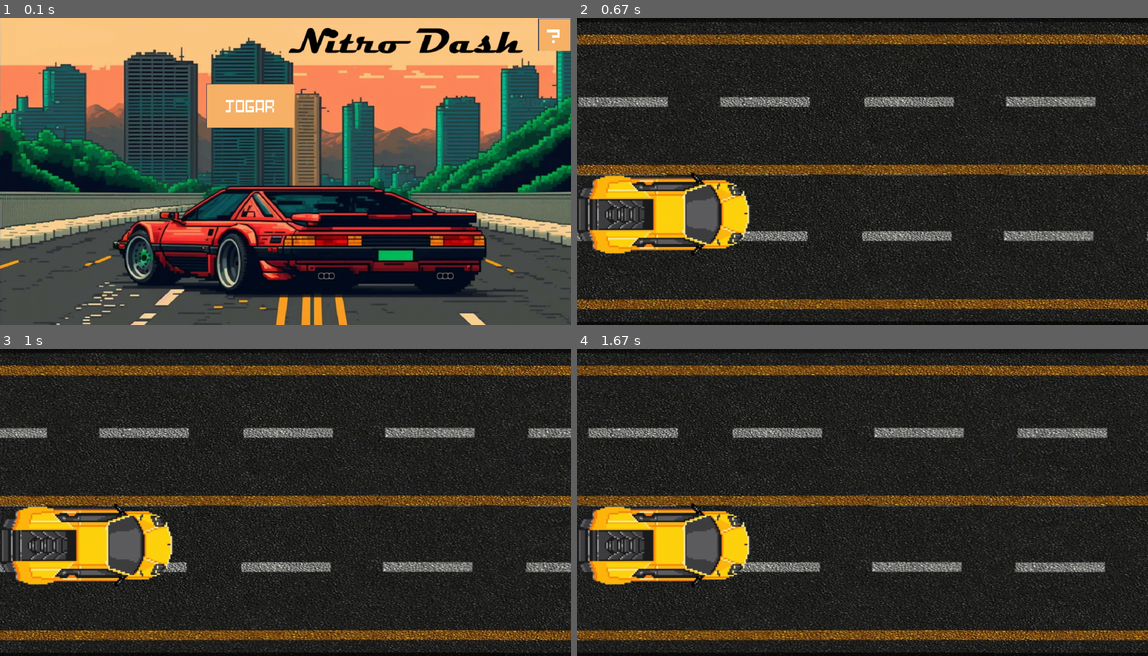
Above: before the commit, frames 1-4 (two rows, left to right).
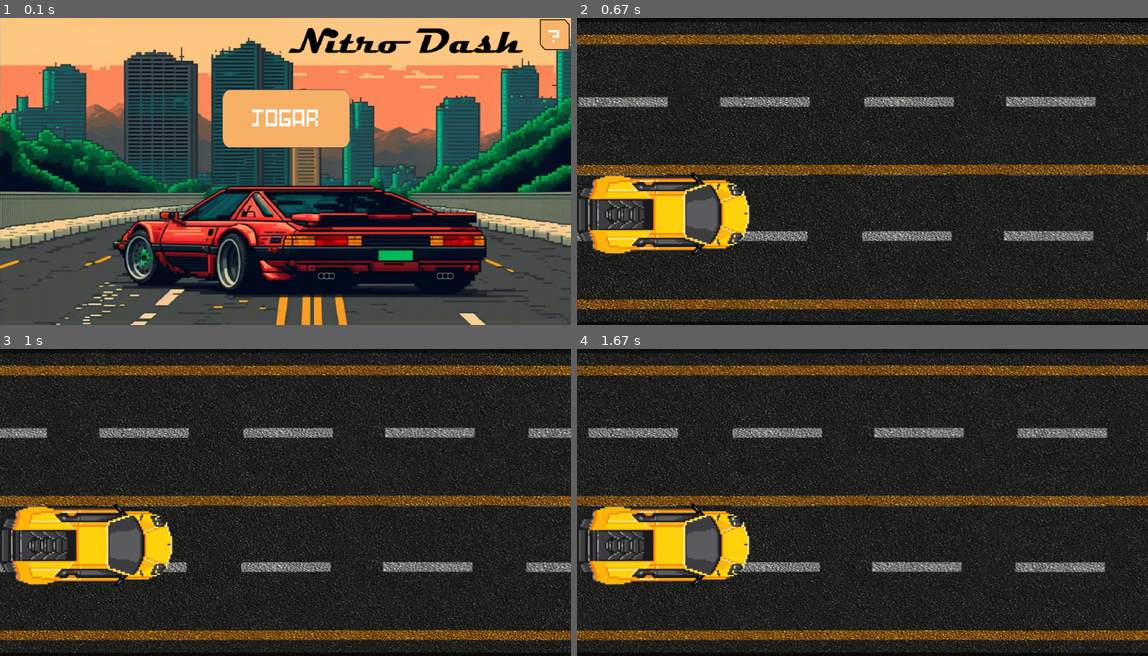
Above: after the commit, the same moments.

Repository: wellingtonrs07/PyGame_2023
Game: pygame game, started from Jogo.py
Two runs of this game, one before a commit and one after it. Both use one fixed random seed, a clock stepped at 60 frames per second and the inputs below.
Inputs (mouse positions are in pixels of both pictures, inside the frame that each line leads up to):
- Up to frame 1 (0.1 s): no input
- Up to frame 2 (0.67 s): click (862, 116) at 0.38 s
- Up to frame 3 (1 s): hold Up from 0.67 s (still down); move the mouse to (262, 514) at 0.7 s
- Up to frame 4 (1.67 s): release Up at 1.13 s

The runs differ from the first frame. In frame 1, 4.0% of the frame differs, in the area x 36-100%, y 0-43%; in frame 2, nothing differs; in frame 3, nothing differs; in frame 4, nothing differs.

Commit message:
mudanças nos botoes

Diff:
--- a/assets.py
+++ b/assets.py
@@ -29,13 +29,13 @@
 
     btns = {}
 
-    btns[NEW_GAME] = pygame.image.load(os.path.join(Imagens, 'btn_inicio.png')).convert()
-    btns[NEW_GAME] = pygame.transform.scale(btns[NEW_GAME],(200,100))
+    btns[NEW_GAME] = pygame.image.load(os.path.join(Imagens, 'btn_inicio.png')).convert_alpha()
+    btns[NEW_GAME] = pygame.transform.scale(btns[NEW_GAME],(300,150))
 
-    btns[RETURN] = pygame.image.load(os.path.join(Imagens, 'btn_return.png')).convert()
+    btns[RETURN] = pygame.image.load(os.path.join(Imagens, 'btn_return.png')).convert_alpha()
     btns[RETURN] = pygame.transform.scale(btns[RETURN], (75, 75))
 
-    btns[INSTRUCOES] = pygame.image.load(os.path.join(Imagens, 'btn_inte.png')).convert()
+    btns[INSTRUCOES] = pygame.image.load(os.path.join(Imagens, 'btn_inte.png')).convert_alpha()
     btns[INSTRUCOES] = pygame.transform.scale(btns[INSTRUCOES], (75, 75))
 
     return [assets,btns]
--- a/tela_inicial.py
+++ b/tela_inicial.py
@@ -23,7 +23,7 @@
 
 
     # coloca a posição dos botões
-    botaonew = Button(((largura/2 - 180)), altura/2 - 200, btns[NEW_GAME])
+    botaonew = Button((((largura/2)-150)), (altura/2 - 200), btns[NEW_GAME])
     botaointe = Button(1225, 0, btns[INSTRUCOES])
 
     while running:
Binary file changed: images/btn_inicio.png
Binary file changed: images/btn_inte.png
Binary file changed: images/btn_return.png
